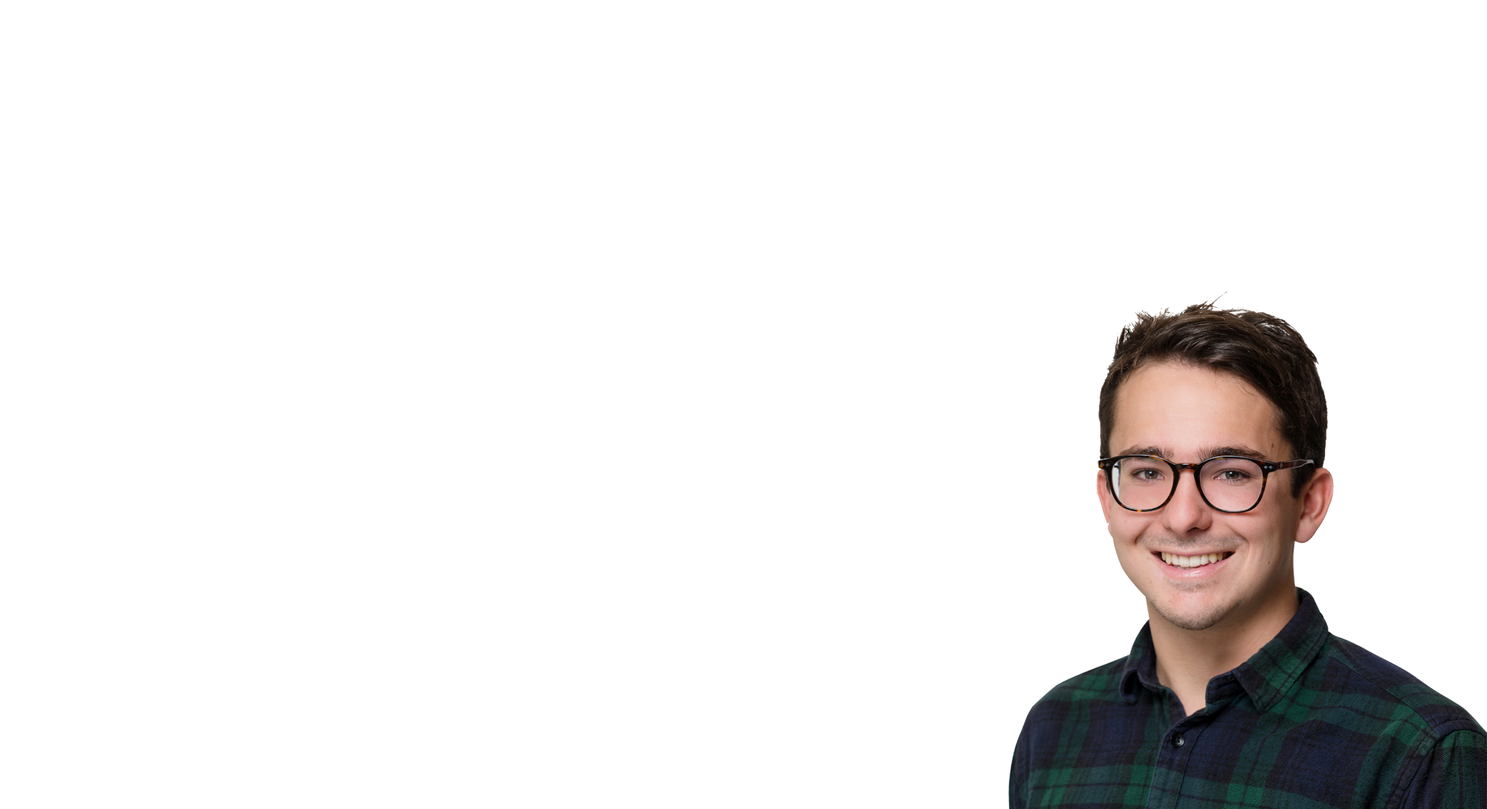
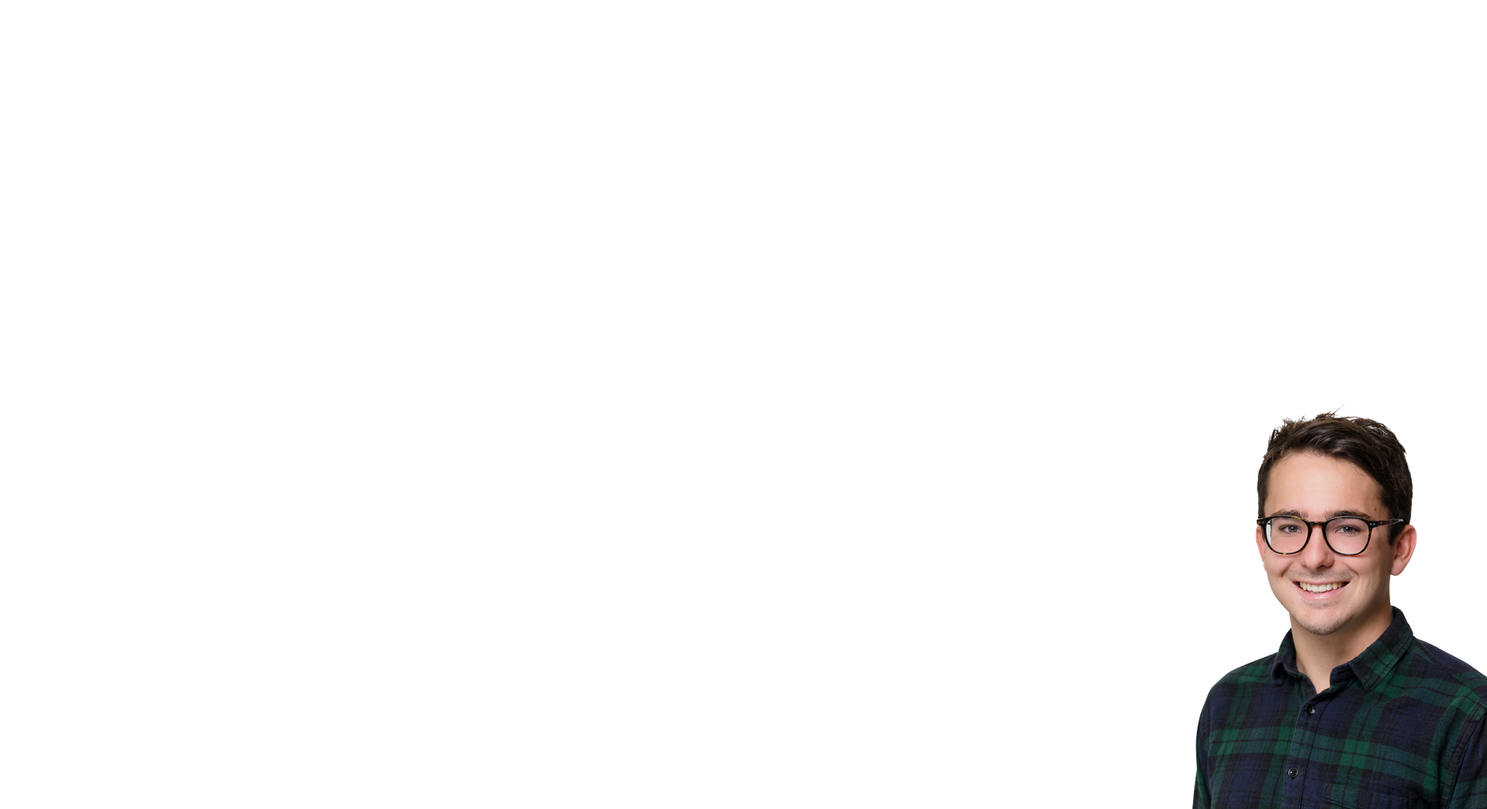
Comparing the layer stacks of the two 1487x809 images. Changes:
painted on "Background copy" over bbox(1008, 291, 1487, 809)
showed "Background" over bbox(1008, 291, 1487, 809)
